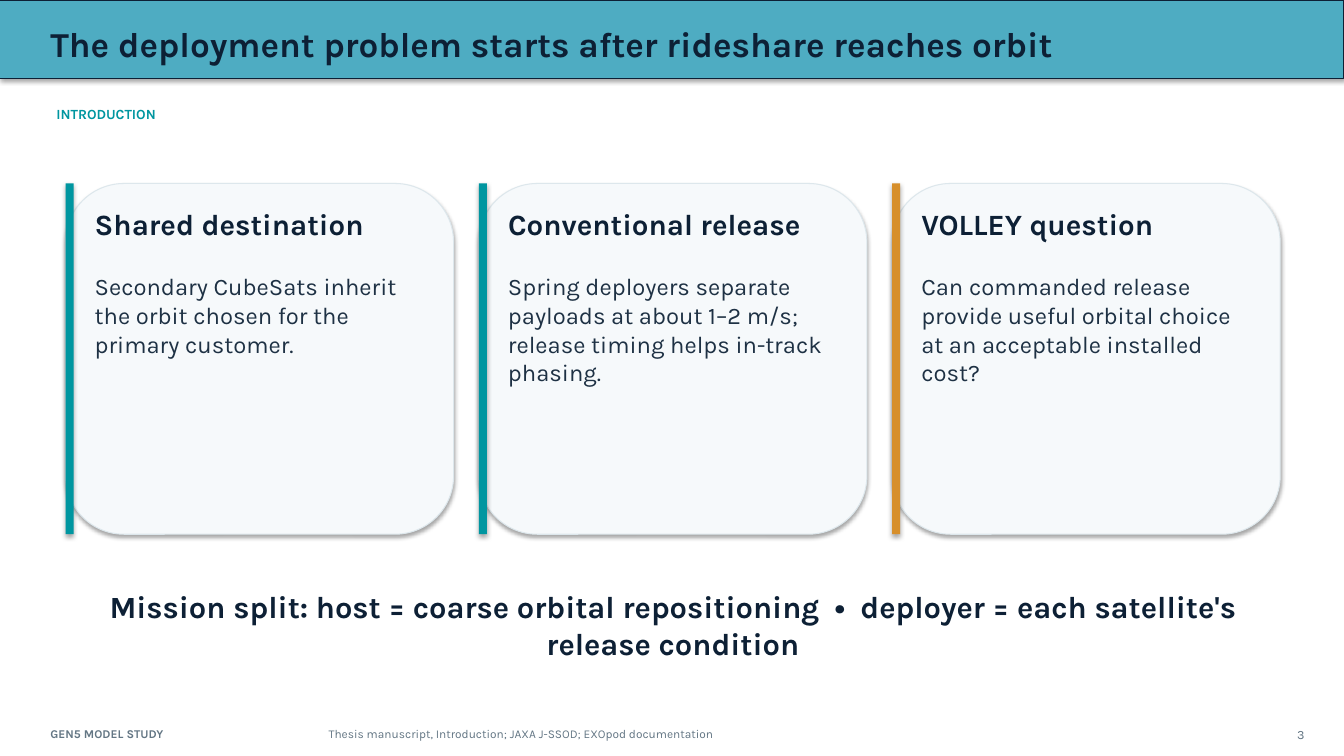
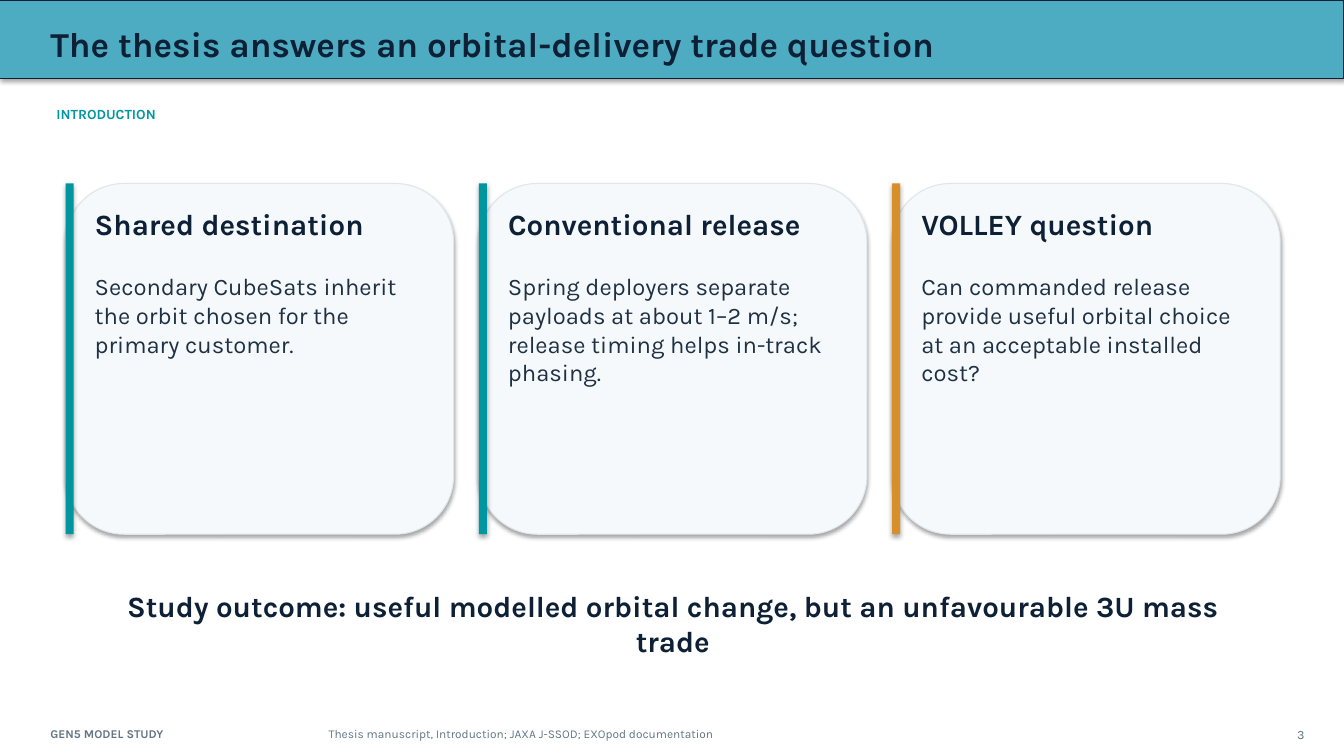
Before and after one commit to aaaaaaaaaaaavm/VOLLEY-thesis, a slide deck: slide 3 of university/final_review_2026_10_10/VOLLEY_Final_Review_2026-10-10.pptx. Drawn at 1344x756 pixels with LibreOffice and Linux fonts; fonts in the diff are those of the drawing. Boxes give left, top, right and bottom in pixels: in the first picture for what was removed or moved away, otherwise in the second. Text is boxed around its words. In the diff, an @@ line names an element or a change of style, - is before the commit and + after.

Commit message:
Frame final review around completed Gen5 thesis findings

```diff
--- a/university/final_review_2026_10_10/VOLLEY_Final_Review_2026-10-10.pptx
+++ b/university/final_review_2026_10_10/VOLLEY_Final_Review_2026-10-10.pptx
@@ text at box(50, 32, 934, 66): text changed @@
-The deployment problem starts after rideshare reaches orbit
+The thesis answers an orbital-delivery trade question
@@ text at box(127, 596, 1218, 653): text changed; size 22 to 21 pt @@
-Mission split: host = coarse orbital repositioning • deployer = each satellite's release condition
+Study outcome: useful modelled orbital change, but an unfavourable 3U mass trade
```
Also in this commit, not shown: 8 other slides changed, 1 slide added, 1 slide removed, 11 other files.
